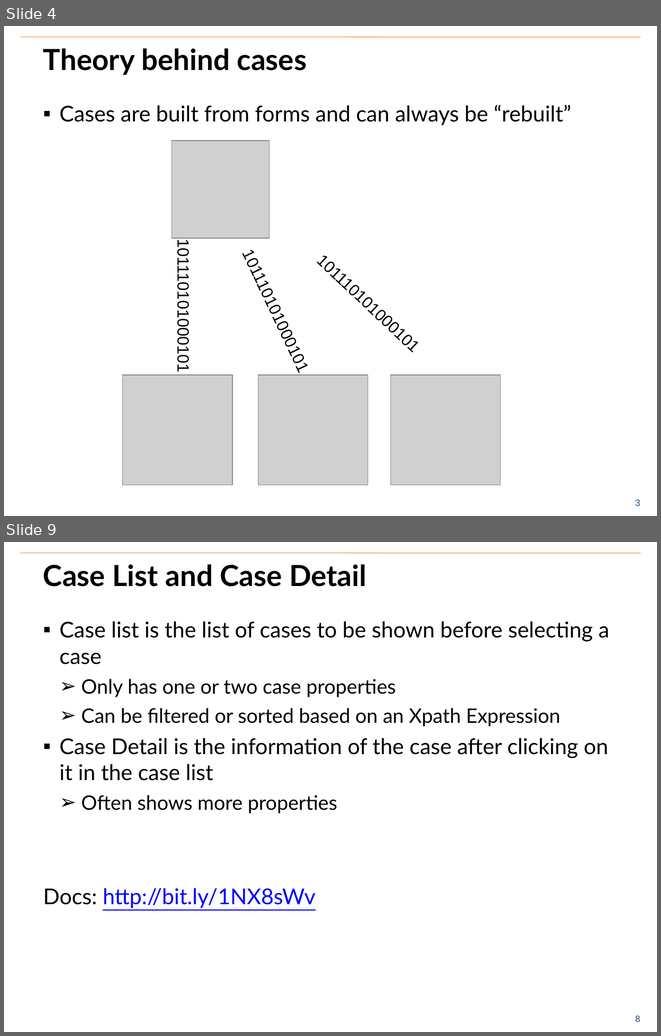
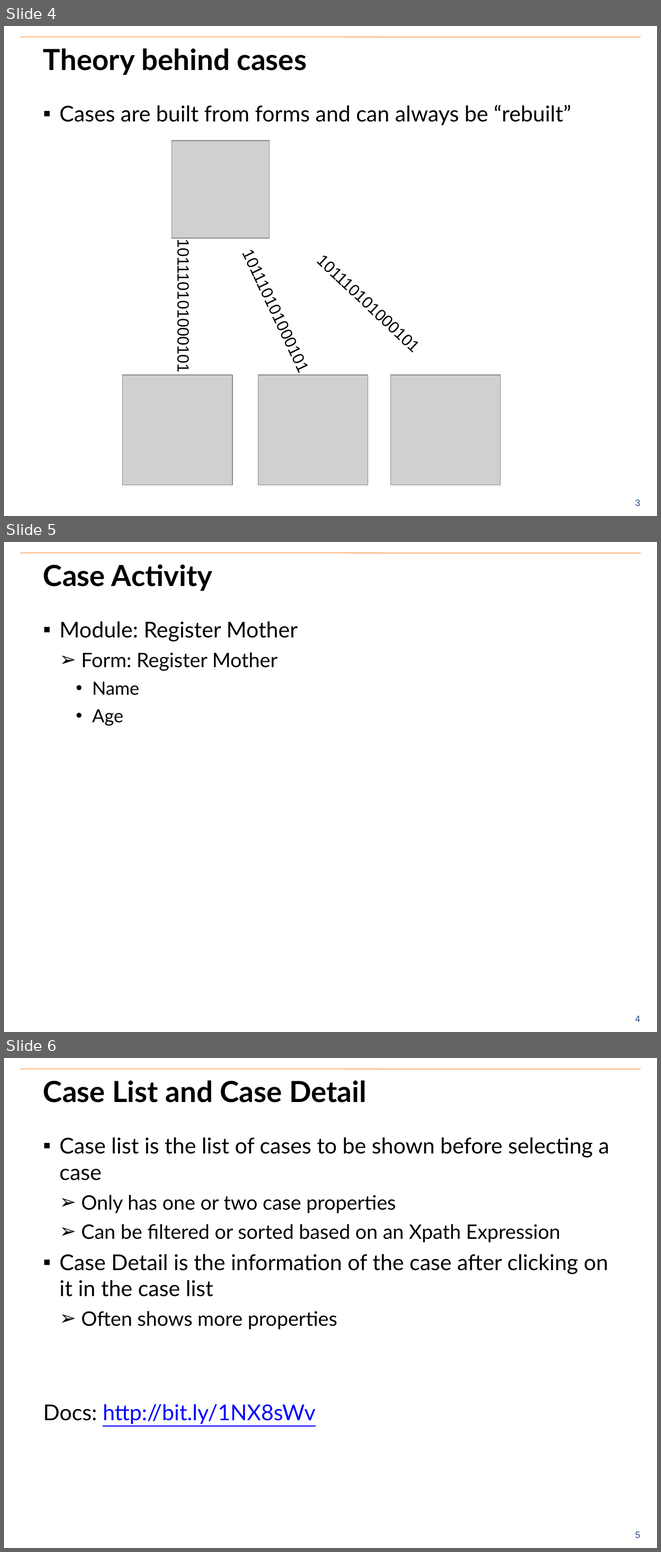
Before and after one commit to benrudolph/exi-training, a slide deck: CaseManagement/case_mgmt.pptx. Shown one above the other, each under a label of ours: slides 4 and 9 before the commit, slides 4, 5 and 6 after it; the slides between them are not shown. The pictures are 661x1036 and 661x1552 pixels, drawn with LibreOffice and Linux fonts; fonts in the diff are those of the drawing; grey boxes stand for pictures; background and template pictures are left out. Boxes give left, top, right and bottom in pixels: in the first picture for what was removed or moved away, otherwise in the second. Text is boxed around its words. In the diff, an @@ line names an element or a change of style, - is before the commit and + after.

Commit message:
Case Management Updates

```diff
--- a/CaseManagement/case_mgmt.pptx
+++ b/CaseManagement/case_mgmt.pptx
@@ slide 5 added at (4, 542, 657, 1032), background #FFFFFF; not listed: 2 template elements that a slide beside it also shows @@
@@ title added at (43, 564, 213, 591), 32 pt, text #000000, bold @@
+Case Activity
@@ text added at (60, 621, 298, 725), 24 pt, text #000000 @@
+▪ Module: Register Mother
+  ➢ Form: Register Mother
+    • Name
+    • Age
@@ what was slide 9 is now slide 6 @@
@@ page number at (635, 1531, 641, 1538): text changed @@
-8
+5
```
Also in this commit, not shown: 1 slide changed, 5 other slides added, 1 slide removed.
